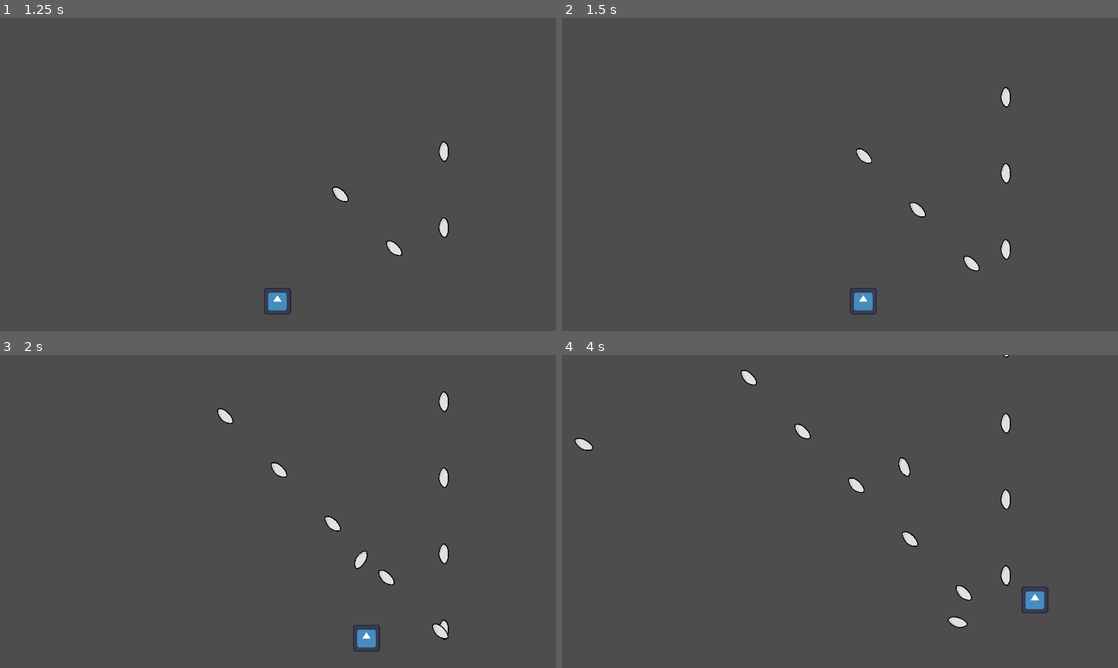
Above: before the commit, frames 1-4 (two rows, left to right).
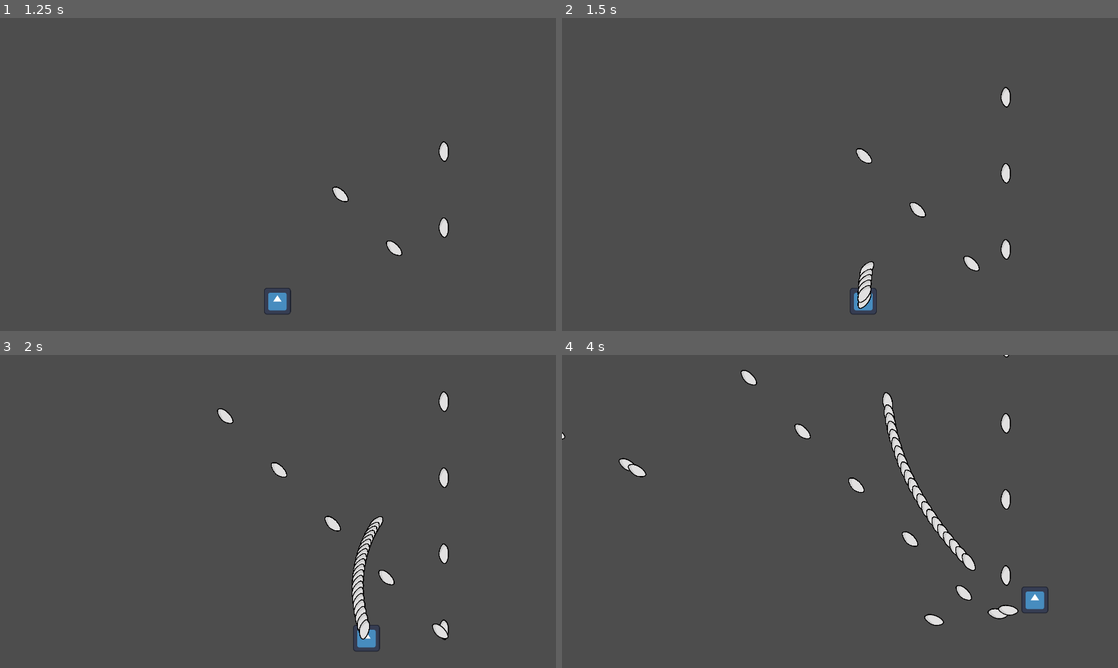
Above: after the commit, the same moments.

Repository: kaito002/bullet-hell-5
Game: Godot game, scene res://scenes/ui/main_menu.tscn
Same seed, same stepped clock (60 frames per second), same inputs: the game is played once before the commit and once after it. The engine's default icon, where the game draws it, is replaced by a stand-in: a white triangle on a blue panel in a dark square.
Inputs (mouse positions are in pixels of both pictures, inside the frame that each line leads up to):
- Up to frame 1 (1.25 s): click "PLAY GAME" at 0.5 s
- Up to frame 2 (1.5 s): move the mouse to (962, 158) at 1.27 s; press the mouse at (962, 158) at 1.28 s; hold D (right) from 1.28 s (still down)
- Up to frame 3 (2 s): keep holding D (right); tap Space (fire, bound only before the commit) at 1.55 s
- Up to frame 4 (4 s): move the mouse to (728, 527) at 2.02 s; release D (right) at 2.03 s; release the mouse at (728, 527) at 2.03 s; hold S (down) 2.03-2.78 s; tap Space (fire, bound only before the commit) at 2.1, 3.05, 3.6 s; click (728, 527) at 2.3 s; move the mouse to (895, 442) at 2.77 s; press the mouse at (895, 442) at 2.78 s; hold D (right) 2.78-3.53 s; move the mouse to (812, 574) at 3.52 s; release the mouse at (812, 574) at 3.53 s; hold W (up) from 3.53 s (still down); click (812, 574) at 3.8 s

Frame 1 is identical in both runs. In frame 2, 0.3% of the frame differs, in the area x 53-57%, y 77-93%; in frame 3, 0.8%; in frame 4, 1.7%, in the area x 0-83%, y 11-88%.

Commit message:
fire weapon with click and increased fire rate

Diff:
--- a/project.godot
+++ b/project.godot
@@ -50,7 +50,7 @@
 }
 fire={
 "deadzone": 0.5,
-"events": [Object(InputEventKey,"resource_local_to_scene":false,"resource_name":"","device":-1,"window_id":0,"alt_pressed":false,"shift_pressed":false,"ctrl_pressed":false,"meta_pressed":false,"pressed":false,"keycode":0,"physical_keycode":32,"key_label":0,"unicode":32,"echo":false,"script":null)
+"events": [Object(InputEventMouseButton,"resource_local_to_scene":false,"resource_name":"","device":-1,"window_id":0,"alt_pressed":false,"shift_pressed":false,"ctrl_pressed":false,"meta_pressed":false,"button_mask":1,"position":Vector2(377, 31),"global_position":Vector2(385, 111),"factor":1.0,"button_index":1,"canceled":false,"pressed":true,"double_click":false,"script":null)
 ]
 }
 pause={
--- a/scenes/levels/main.tscn
+++ b/scenes/levels/main.tscn
@@ -24,7 +24,7 @@
 
 [node name="weapon" parent="player" instance=ExtResource("3_wy0nk")]
 bullet_scene = ExtResource("4_13t6y")
-fire_rate = 15.0
+fire_rate = 30.0
 
 [node name="dead_zone" type="Area2D" parent="."]
 collision_layer = 32768
